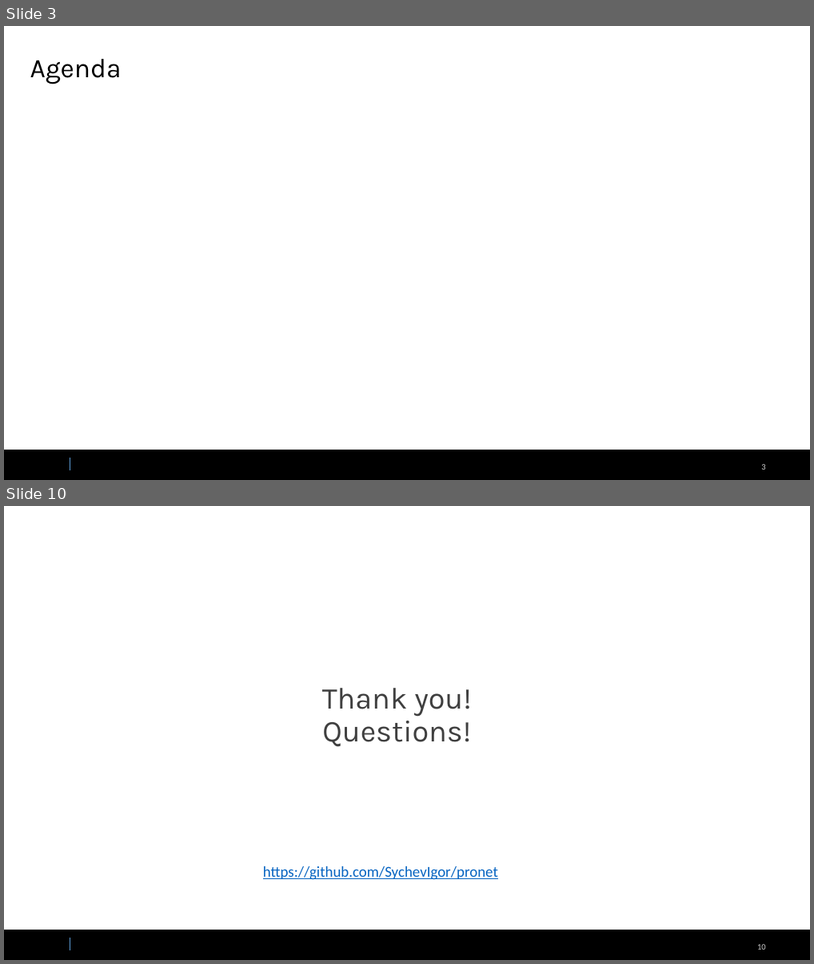
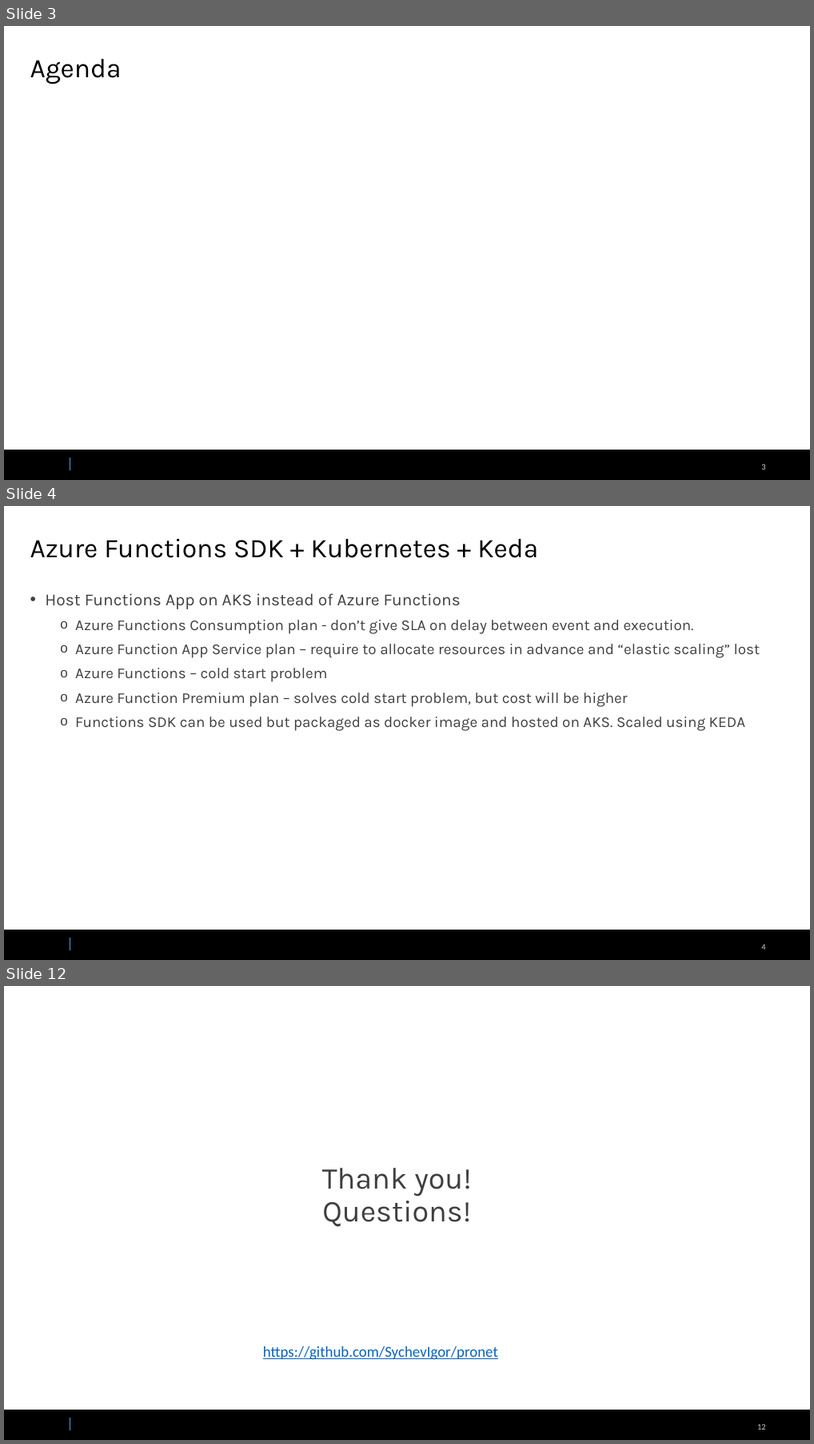
Before and after one commit to SychevIgor/publicspeaking, a slide deck: AzureArchitecture.pptx. Shown one above the other, each under a label of ours: slides 3 and 10 before the commit, slides 3, 4 and 12 after it; the slides between them are not shown. The pictures are 814x964 and 814x1444 pixels, drawn with LibreOffice and Linux fonts; fonts in the diff are those of the drawing; background and template pictures are left out. Boxes give left, top, right and bottom in pixels: in the first picture for what was removed or moved away, otherwise in the second. Text is boxed around its words. In the diff, an @@ line names an element or a change of style, - is before the commit and + after.

```diff
--- a/AzureArchitecture.pptx
+++ b/AzureArchitecture.pptx
@@ slide 4 added at (x1=4, y1=506, x2=810, y2=960), background #FFFFFF; not listed: 3 template elements that a slide beside it also shows @@
@@ title added at (x1=30, y1=539, x2=538, y2=558), 32 pt, text #000000 @@
+Azure Functions SDK + Kubernetes + Keda
@@ text added at (x1=45, y1=593, x2=761, y2=731), 18 pt, text #3F3F3F @@
+• Host Functions App on AKS instead of Azure Functions
+  o Azure Functions Consumption plan - don’t give SLA on delay between event and execution.
+  o Azure Function App Service plan – require to allocate resources in advance and “elastic scaling” lost
+  o Azure Functions – cold start problem
+  o Azure Function Premium plan – solves cold start problem, but cost will be higher
+  o Functions SDK can be used but packaged as docker image and hosted on AKS. Scaled using KEDA
@@ what was slide 10 is now slide 12 @@
```
Also in this commit, not shown: 1 other slide added.
